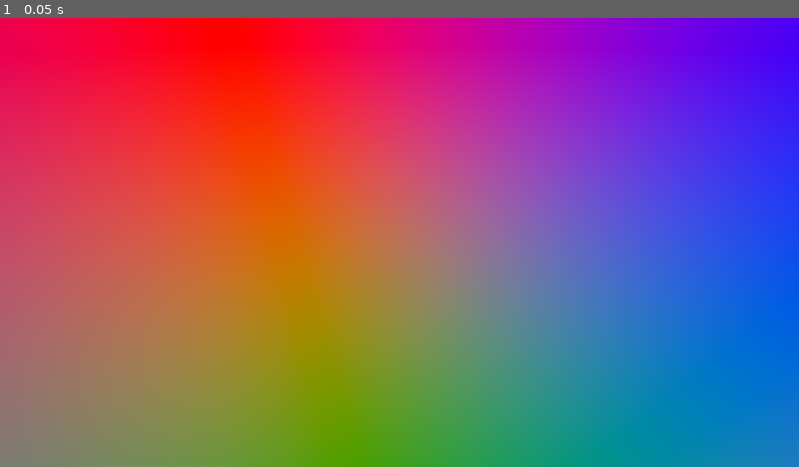
Above: before the commit, frame 1.
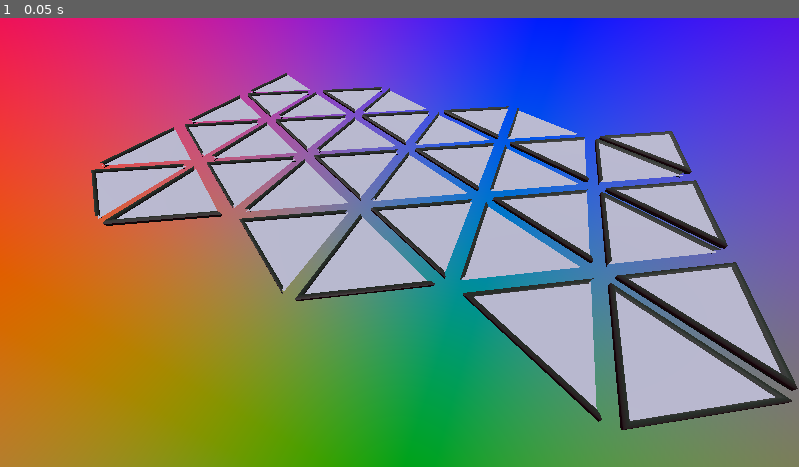
Above: after the commit, the same moment.

Repository: CandelaSolutions/tinydungeonvtt
Game: Godot game, scene res://Scenes/Game.tscn
Two runs of this game, one before a commit and one after it. Both use one fixed random seed, a clock stepped at 60 frames per second and the inputs below.
Inputs:
- Up to frame 1 (0.05 s): no input

The runs differ from the first frame. In frame 1, 95% of the frame differs, in the area x 0-100%, y 0-100%.
Error before the commit: Parse Error: Could not resolve class "GridCell", because of a parser error. (res://Scripts/Grid/GridLayer.gd:19)

Commit message:
Basic Neighbour Assignment

Diff:
--- a/Scenes/MainMenuBackground.tscn
+++ b/Scenes/MainMenuBackground.tscn
@@ -18,7 +18,7 @@
 [node name="MainMenuBackground" type="Node3D"]
 
 [node name="Camera3D" type="Camera3D" parent="."]
-transform = Transform3D(-0.427358, 0.540303, -0.724872, 0, 0.801776, 0.597625, 0.904082, 0.2554, -0.342645, -2.373, 1.603, -0.247)
+transform = Transform3D(-0.923879, 0.277589, -0.263422, 0, 0.688355, 0.725375, 0.382683, 0.670159, -0.635957, 1.802, 2.598, -1.84)
 current = true
 
 [node name="DirectionalLight3D" type="DirectionalLight3D" parent="."]
--- a/Scripts/Grid/GridCell.gd
+++ b/Scripts/Grid/GridCell.gd
@@ -2,27 +2,19 @@
 class_name GridCell
 
 var gridType: int
-var neighbours: Array = []
+var neighbours: Array[Array] = []
+enum neighbourType {Side, Corner, CornerAlt}
 var points: Array = []
 var borderMaterial = preload("res://Visuals/Materials/border.tres")
 
-func _init(origin: Vector3, type: int, flip: bool) -> void:
+func _init(origin: Vector3, type: int, flip: bool = false) -> void:
 	transform.origin = origin
 	gridType = type
 	if flip:
-		points = generate_points(gridType, 0.5, PI - PI/gridType)
+		points = generate_points(gridType, 0.4, PI - PI/gridType)
 	else:
-		points = generate_points(gridType, 0.5)
-	match gridType:
-		3:
-			# N(close/farCorner), NE(far), E(close), EE(far), ESE(farCorner), SE(far), S(farCorner/close), SW(far), WSW(farCorner), WW(far), W(close), NW(far)
-			neighbours.resize(12)
-		4:
-			# N(close), NE(far), E(close), SE(far), S(close), SW(far), W(close), NW(far)
-			neighbours.resize(8)
-		6:
-			# N(far), NNE(close), NE(far), E(close), SE(far), SSE(close), S(far), SSW(close), SW(far), W(close), NW(far), NNW(close)
-			neighbours.resize(12)
+		points = generate_points(gridType, 0.4)
+	generate_empty_neighbours_list(flip)
 
 # --------------------------------- Functions ---------------------------------
 
@@ -71,11 +63,11 @@
 	var points2 = []
 	for i in range(sides):
 		var angle = i * 2 * PI / sides
-		var x = radius * cos(angle) * 1 # TODO: Thicken proportential to the bending
+		var x = radius * cos(angle) # TODO: Thicken proportential to the bending
 		var y = radius * sin(angle)
 		var point = Vector3(x, y, 0).rotated(Vector3(0,0,1), rotation) # rotating to user's preference
-		var a = point.rotated(Vector3(0,1,0), -atan2(point1.z - y, point1.x - x)) + point1/2
-		var b = point.rotated(Vector3(0,1,0), -atan2(point2.z - y, point2.x - x)) + point2/2
+		var a = point.rotated(Vector3(0,1,0), -atan2(point1.z - y, point1.x - x)) + point1
+		var b = point.rotated(Vector3(0,1,0), -atan2(point2.z - y, point2.x - x)) + point2
 		points1.append(a)
 		points2.append(b)
 		normals.append(point.normalized())
@@ -113,18 +105,66 @@
 
 # Wrapper for the generate_border function to automatically generate a border based on if a neighbour doesn't already exists
 # (Should be called immediately neighbours are assigned -> relies on empty elements i.e. future neighbours are unassinged so generate those sides)
-func generate_borders(sides: int = 6, radius: float = 0.05, rotation: float = PI/2),  -> void:
-	closeNeighbours = arr.filter(func(element): return element.distance != 'farCorner' || element.distance != 'far')
+func generate_borders(sides: int = 6, radius: float = 0.05, rotation: float = PI/2)  -> void:
+	var closeNeighbours = neighbours.filter(func(element): return element[0] == neighbourType.Side)
 	for i in range(gridType):
-		if closeNeighbours[i] != null:
-			pass
-		var j: int
-		if i+1 == gridType:
-			j = 0
-		else:
-			j = i+1
-		generate_border(points[i], points[j], sides, radius, rotation)
+		if closeNeighbours[i].size() == 1:
+			var j: int
+			if i+1 == gridType:
+				j = 0
+			else:
+				j = i+1
+			generate_border(points[i], points[j], sides, radius, rotation)
 
-func assign_neighbour(neighbour: GridCell, direction: int) -> void:
-	neighbours[i] = neighbour
-	neighbours[i].neighbours[i-6] = this
+func generate_empty_neighbours_list(flip : bool):
+	match gridType:
+		3:
+			neighbours.resize(12)
+			neighbours[0].append(neighbourType.CornerAlt)
+			neighbours[2].append(neighbourType.CornerAlt)
+			neighbours[4].append(neighbourType.CornerAlt)
+			neighbours[6].append(neighbourType.CornerAlt)
+			neighbours[8].append(neighbourType.CornerAlt)
+			neighbours[10].append(neighbourType.CornerAlt)
+			if flip:
+				neighbours[1].append(neighbourType.Side)
+				neighbours[3].append(neighbourType.Corner)
+				neighbours[5].append(neighbourType.Side)
+				neighbours[7].append(neighbourType.Corner)
+				neighbours[9].append(neighbourType.Side)
+				neighbours[11].append(neighbourType.Corner)
+			else:
+				neighbours[1].append(neighbourType.Corner)
+				neighbours[3].append(neighbourType.Side)
+				neighbours[5].append(neighbourType.Corner)
+				neighbours[7].append(neighbourType.Side)
+				neighbours[9].append(neighbourType.Corner)
+				neighbours[11].append(neighbourType.Side)
+		4:
+			neighbours.resize(8)
+			neighbours[0].append(neighbourType.Side)
+			neighbours[1].append(neighbourType.Corner)
+			neighbours[2].append(neighbourType.Side)
+			neighbours[3].append(neighbourType.Corner)
+			neighbours[4].append(neighbourType.Side)
+			neighbours[5].append(neighbourType.Corner)
+			neighbours[6].append(neighbourType.Side)
+			neighbours[7].append(neighbourType.Corner)
+		6:
+			neighbours.resize(12)
+			neighbours[0].append(neighbourType.Side)
+			neighbours[1].append(neighbourType.Corner)
+			neighbours[2].append(neighbourType.Side)
+			neighbours[3].append(neighbourType.Corner)
+			neighbours[4].append(neighbourType.Side)
+			neighbours[5].append(neighbourType.Corner)
+			neighbours[6].append(neighbourType.Side)
+			neighbours[7].append(neighbourType.Corner)
+			neighbours[8].append(neighbourType.Side)
+			neighbours[9].append(neighbourType.Corner)
+			neighbours[10].append(neighbourType.Side)
+			neighbours[11].append(neighbourType.Corner)
+
+func assign_neighbour(direction: int, neighbour: GridCell, halfStepPosition: GridCell = null) -> void:
+	neighbours[direction].append(neighbour)
+	neighbours[direction].append(halfStepPosition)
--- a/Scripts/Grid/GridLayer.gd
+++ b/Scripts/Grid/GridLayer.gd
@@ -17,10 +17,32 @@
 			#  This is some black magic. Do not touch.
 			3:
 				var cell = GridCell.new(Vector3(x - 0.5*y + (x + y)/2, 0, y * 0.75 / cos(PI / 6)), gridtype, (x%2 != y%2))
+				cell.generate_cell()
+				if x > 0: # TODO: Diagonals
+					cell.assign_neighbour(7, get_children()[i-1])
+				if x > 0: # TODO: Diagonals
+					cell.assign_neighbour(9, get_children()[i-1])
+				if y > 0:
+					cell.assign_neighbour(11, get_children()[i-1])
+				cell.generate_borders()
 				add_child(cell)
 			4:
 				var cell = GridCell.new(Vector3(x, 0, y), gridtype)
+				cell.generate_cell()
+				if x > 0: # TODO: Diagonals
+					cell.assign_neighbour(4, get_children()[i-1])
+				if y > 0:
+					cell.assign_neighbour(6, get_children()[i-width])
+				cell.generate_borders()
 				add_child(cell)
 			6:
 				var cell = GridCell.new(Vector3(x + (y * 0.5 - y / 2), 0, y * 0.75 / cos(PI / 6)), gridtype)
+				cell.generate_cell()
+				if x > 0: # TODO: Diagonals
+					cell.assign_neighbour(6, get_children()[i-1])
+				if y > 0 && !(x == 0 && y%2 == 0):
+					cell.assign_neighbour(8, get_children()[i-width])
+				if y > 0 && !(x == width - 1 && y%2 == 1):
+					cell.assign_neighbour(10, get_children()[i-width+1])
+				cell.generate_borders()
 				add_child(cell)
